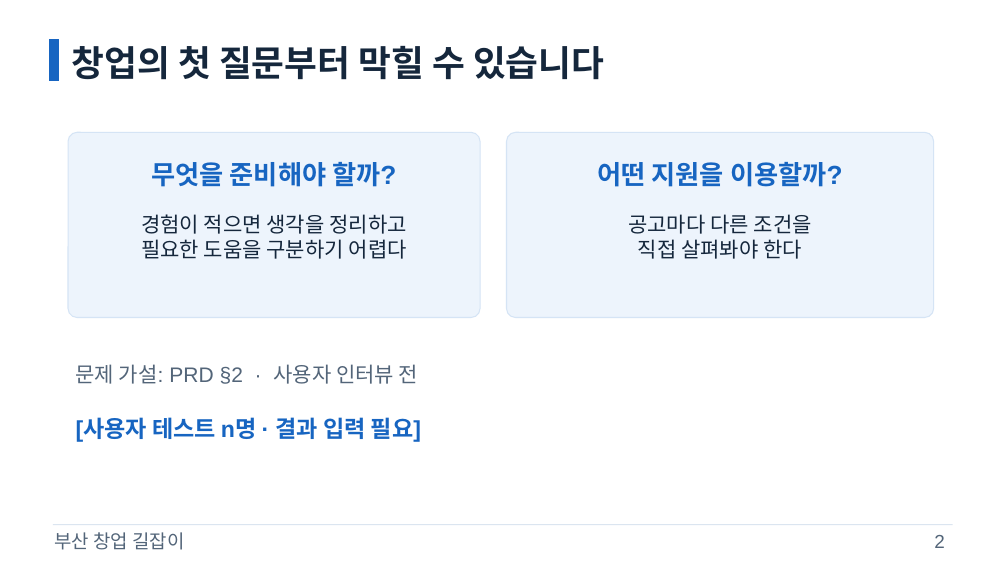
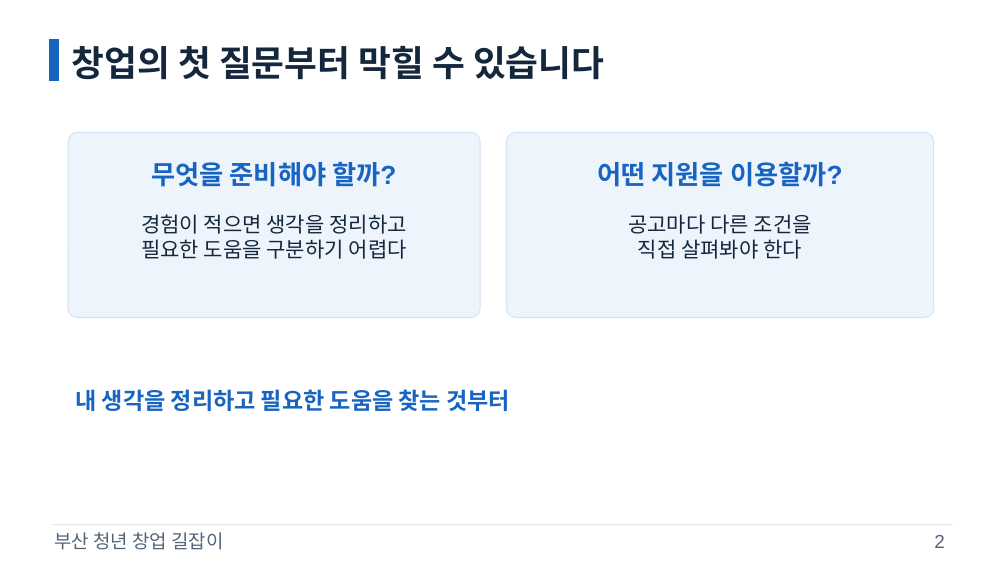
Before and after one commit to samsepi0l-1337/hackaton, a slide deck: slide 2 of docs/presentation/gil-pitch.pptx. Drawn at 1008x567 pixels with LibreOffice and Linux fonts; fonts in the diff are those of the drawing. Boxes give left, top, right and bottom in pixels: in the first picture for what was removed or moved away, otherwise in the second. Text is boxed around its words. In the diff, an @@ line names an element or a change of style, - is before the commit and + after.

```diff
--- a/docs/presentation/gil-pitch.pptx
+++ b/docs/presentation/gil-pitch.pptx
@@ text at [76, 389, 510, 411]: text changed; size 20 to 22 pt; text colour #536579 to #1765C1; bold on @@
-문제 가설: PRD §2 · 사용자 인터뷰 전
+내 생각을 정리하고 필요한 도움을 찾는 것부터
@@ text removed at [76, 417, 421, 442] @@
-[사용자 테스트 n명 · 결과 입력 필요]
@@ text at [54, 532, 223, 550]: text changed @@
-부산 창업 길잡이
+부산 청년 창업 길잡이
```
Also in this commit, not shown: 4 other slides changed, 1 slide added, 1 slide removed, 4 other files.
